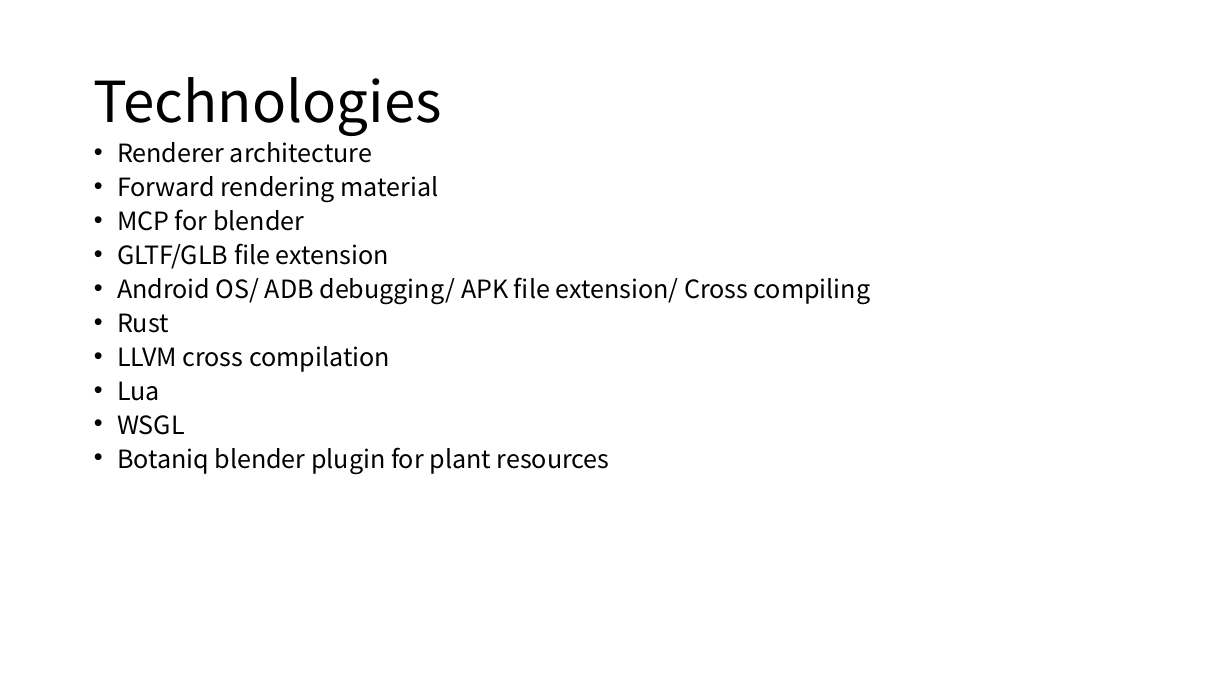
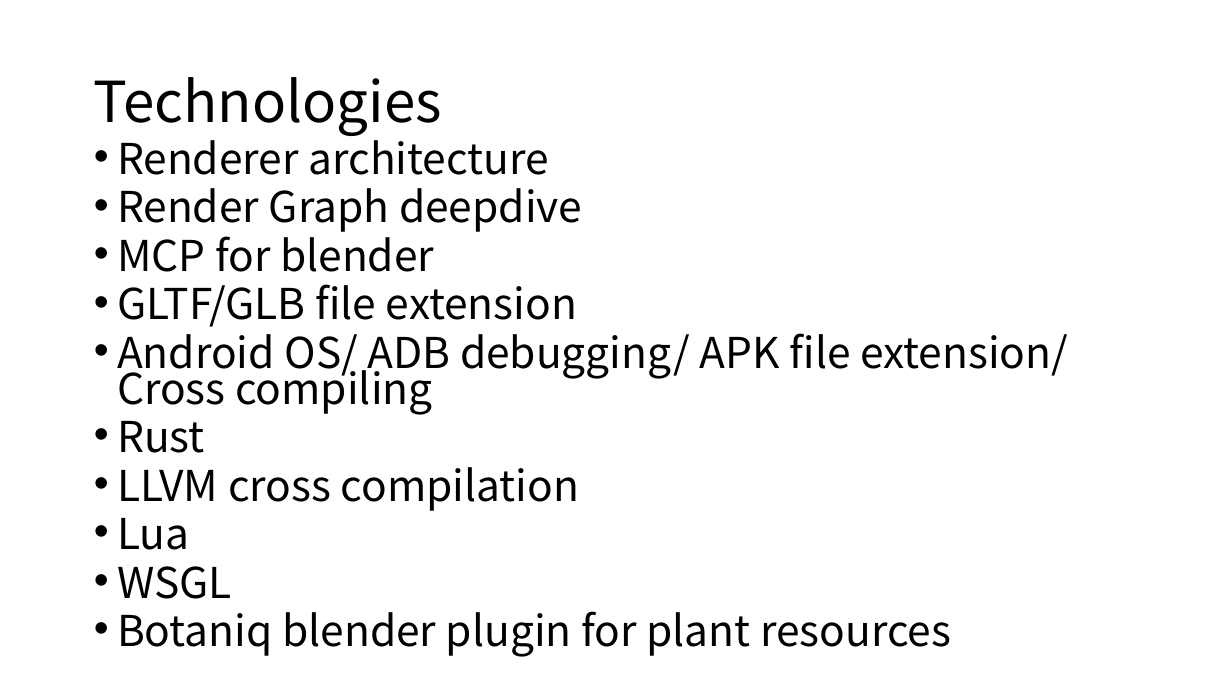
Before and after one commit to boycececil666gmailcom/webgpu-renderer, a slide deck: slide 6 of WebGPU Renderer.pptx. Drawn at 1232x693 pixels with LibreOffice and Linux fonts; fonts in the diff are those of the drawing. Boxes give left, top, right and bottom in pixels: in the first picture for what was removed or moved away, otherwise in the second. Text is boxed around its words. In the diff, an @@ line names an element or a change of style, - is before the commit and + after.

```diff
--- a/WebGPU Renderer.pptx
+++ b/WebGPU Renderer.pptx
@@ text at box(117, 131, 1068, 657): size 19.6 to 33.1 pt @@
@@ text at box(117, 188, 582, 232): text changed; size 19.6 to 33.1 pt @@
-• Forward rendering material
+• Render Graph deepdive
```
Also in this commit, not shown: 4 other slides changed, 1 slide added, 1 slide removed, 23 other files.
